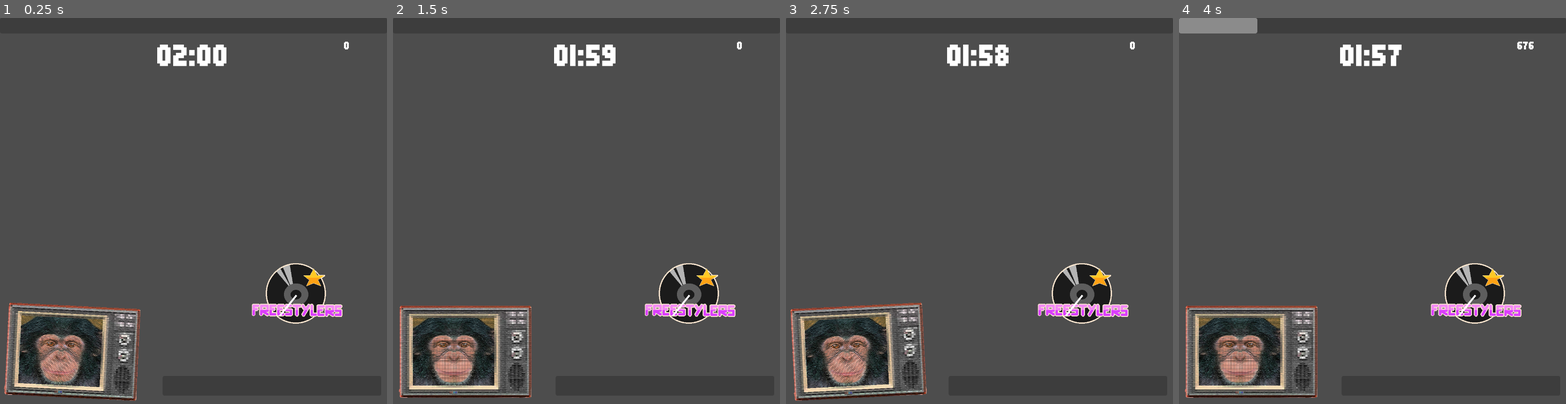
Above: before the commit, frames 1-4 (left to right).
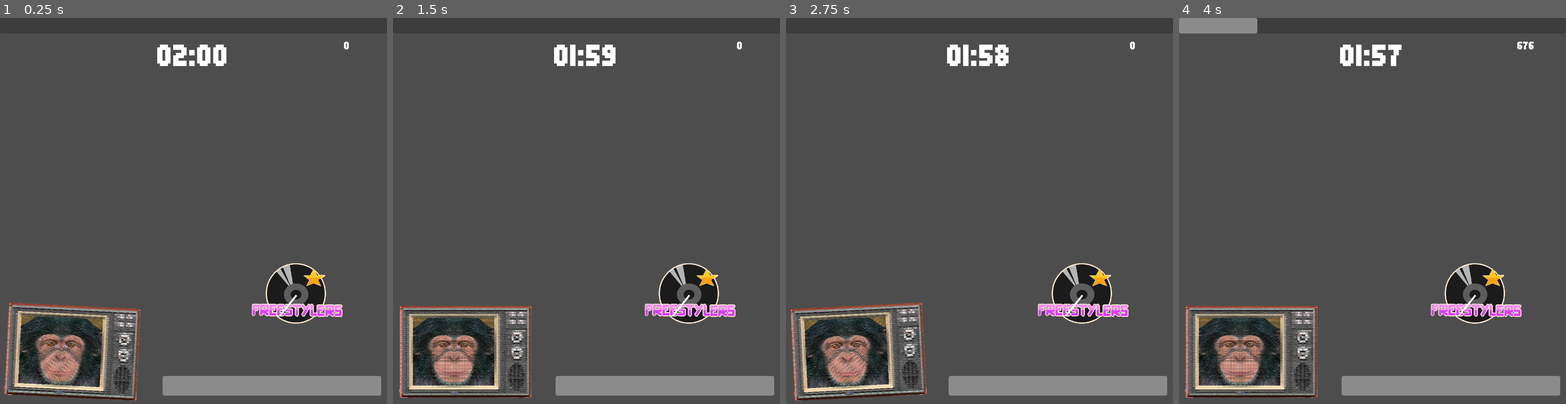
Above: after the commit, the same moments.

Repository: freesstylers/GoofyAhhCar
Game: Godot game, scene res://Assets/Scenes/UI test.tscn
Same seed, same stepped clock (60 frames per second), same inputs: the game is played once before the commit and once after it.
Inputs:
- Up to frame 1 (0.25 s): no input
- Up to frame 2 (1.5 s): hold Right (right) 0.53-1.28 s; tap E (horny) at 0.6, 1.35 s; hold Down (back) from 1.28 s (still down)
- Up to frame 3 (2.75 s): release Down (back) at 2.03 s; hold Right (right) from 2.03 s (still down); tap E (horny) at 2.1 s
- Up to frame 4 (4 s): release Right (right) at 2.78 s; hold Space (Accelerate) 2.78-3.53 s; tap E (horny) at 2.85, 3.6 s; hold Left (left) from 3.53 s (still down)

The runs differ from the first frame. In frame 1, 2.9% of the frame differs, in the area x 42-99%, y 92-98%; in frame 2, 2.9%; in frame 3, 2.9%; in frame 4, 2.9%.

Commit message:
ui

Diff:
--- a/clusy-cart/Assets/Prefabs/game_ui.tscn
+++ b/clusy-cart/Assets/Prefabs/game_ui.tscn
@@ -1,8 +1,9 @@
-[gd_scene load_steps=12 format=3 uid="uid://dwb23gaj5yft2"]
+[gd_scene load_steps=13 format=3 uid="uid://dwb23gaj5yft2"]
 
 [ext_resource type="Theme" uid="uid://ccsfly34nw0wv" path="res://Assets/Themes/MainMenuTheme.tres" id="1_soq82"]
 [ext_resource type="Script" path="res://Assets/Scripts/gameUI/GameUIManager.gd" id="2_dukw8"]
 [ext_resource type="PackedScene" uid="uid://df8e5sy3ga16" path="res://Assets/Prefabs/Game/gasMeter.tscn" id="3_utivj"]
+[ext_resource type="Script" path="res://Assets/Scripts/gameUI/HPBar.gd" id="4_0x68p"]
 [ext_resource type="PackedScene" uid="uid://bkt3u3yo0vskc" path="res://Assets/Prefabs/Game/exp_bar.tscn" id="4_2ejo6"]
 [ext_resource type="PackedScene" uid="uid://c57gjs6f7y1rs" path="res://Assets/Prefabs/Game/speed_meter.tscn" id="5_fsn16"]
 [ext_resource type="PackedScene" uid="uid://bn0e6vrb0rly7" path="res://Assets/Prefabs/Game/Level Up Panel.tscn" id="6_4cnsr"]
@@ -34,6 +35,7 @@
 offset_bottom = 0.0
 grow_horizontal = 0
 grow_vertical = 0
+script = ExtResource("4_0x68p")
 
 [node name="EXP bar" parent="." instance=ExtResource("4_2ejo6")]
 layout_mode = 1
--- /dev/null
+++ b/clusy-cart/Assets/Scripts/gameUI/HPBar.gd
@@ -0,0 +1,14 @@
+extends ProgressBar
+
+
+# Called when the node enters the scene tree for the first time.
+func _ready():
+	max_value = Globals.MAX_PLAYER_LIFE
+	value = Globals.MAX_PLAYER_LIFE
+
+	Globals.hp_update.connect(updateHP)
+	pass
+
+func updateHP(hp):
+	value = hp
+	pass
